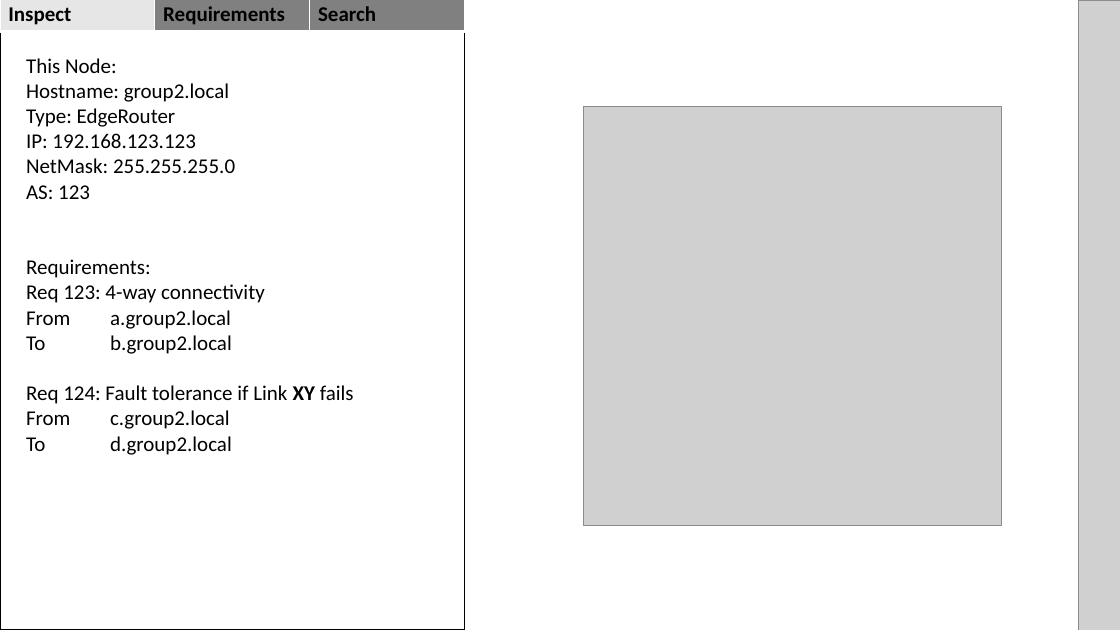
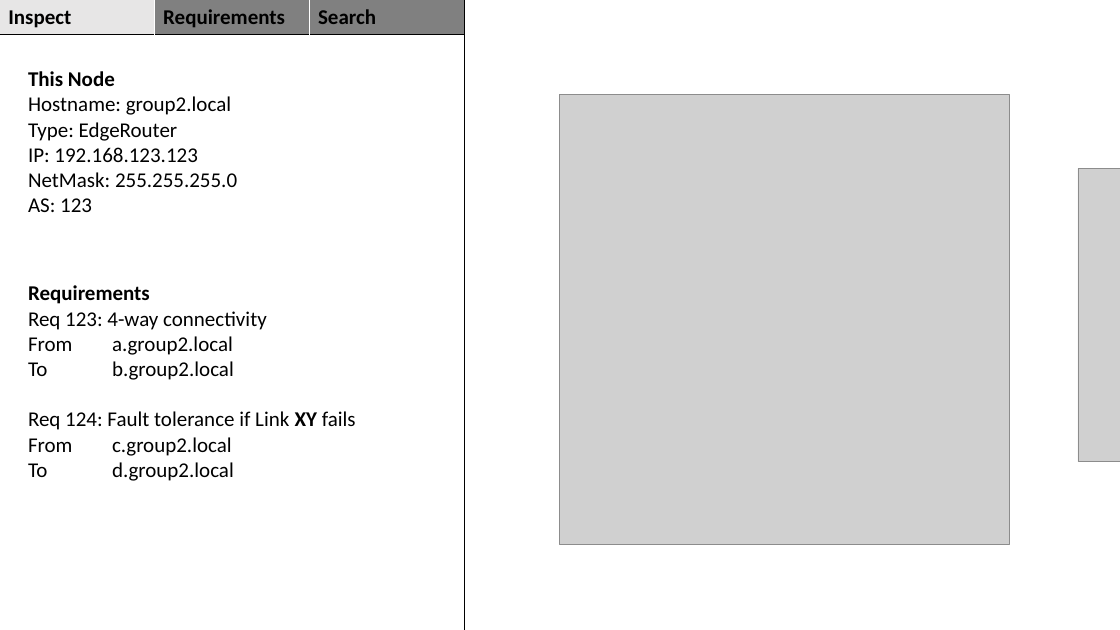
Before and after one commit to eth-ait/hci-project-group-2, a slide deck: slide 3 of img/ideation/Ideas.pptx. Drawn at 1120x630 pixels with LibreOffice and Linux fonts; fonts in the diff are those of the drawing; grey boxes stand for pictures. Boxes give left, top, right and bottom in pixels: in the first picture for what was removed or moved away, otherwise in the second. Text is boxed around its words. In the diff, an @@ line names an element or a change of style, - is before the commit and + after.

Commit message:
Split screen: Crop PS toolbar, highlight selected node in graph

```diff
--- a/img/ideation/Ideas.pptx
+++ b/img/ideation/Ideas.pptx
@@ table at bbox=[0, 0, 464, 34] @@
@@ borders changed @@
@@ rectangle removed at bbox=[0, 2, 465, 630] @@
@@ line added from (465, 0) to (465, 630), #000000 1 pt @@
@@ picture removed at bbox=[1079, 0, 1120, 630] @@
@@ text at bbox=[28, 71, 115, 86]: text changed; bold on @@
-This Node:
+This Node
@@ picture: place and size @@
-picture at bbox=[583, 107, 1002, 525]
+picture at bbox=[560, 94, 1010, 544]
@@ picture added at bbox=[1078, 169, 1120, 462] @@
@@ text at bbox=[28, 285, 150, 304]: text changed; bold on @@
-Requirements:
+Requirements
```
